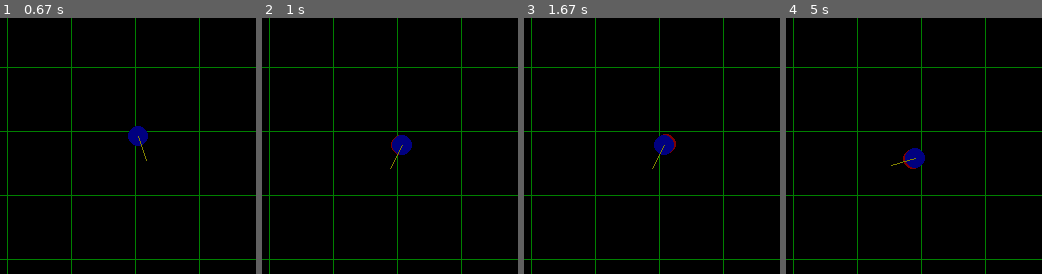
Above: before the commit, frames 1-4 (left to right).
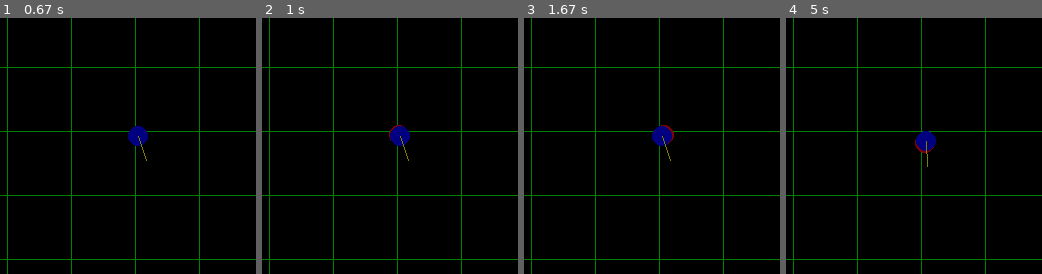
Above: after the commit, the same moments.

Repository: tjacek/planning
Game: pygame game, started from localization/control.py
The game is run twice, just before and just after one commit, with the same random seed, the same clock (stepped at 60 frames per second) and the same inputs.
Inputs:
- Up to frame 1 (0.67 s): tap Enter at 0.33 s
- Up to frame 2 (1 s): hold E from 0.67 s (still down); hold D from 0.67 s (still down)
- Up to frame 3 (1.67 s): release E at 1.13 s; release D at 1.13 s
- Up to frame 4 (5 s): hold W 1.83-2.63 s; tap Space at 2.67 s; hold S from 4.57 s (still down)
The pictures show only the part of the screen within x 24-74%, y 28-78%; the shares and areas given below are measured in that part.

Frame 1 is identical in both runs. In frame 2, 0.7% of the frame differs, in the area x 49-59%, y 41-59%; in frame 3, 0.7%; in frame 4, 1.1%, in the area x 41-59%, y 44-59%.

Commit message:
plot true state

Diff:
--- a/localization/control.py
+++ b/localization/control.py
@@ -20,9 +20,10 @@
         print(str(self.envir))
 
     def on_key(self,key):
-        if(not self.envir.empty_state()):
+        if(self.envir.empty_state()):
+            return None#self.envir.act(self.action.u)
+        if(self.action.update(key)):
             self.envir.act(self.action.u)
-        self.action.update(key)
         print(str(self.action))
         print(str(self.envir))
 
@@ -47,14 +48,10 @@
 
     def transform_point(self,point):
         point=[self.rescale(p_i,i)*p_i
-                for i,p_i in enumerate(point)]#,self.rescale(y,1)*y]
+                for i,p_i in enumerate(point)]
         point=np.array(point)
         point+=self.bounds
         return point
-#    def translate(self,state):
-#        state=[state_i+bound_i
-#            for state_i,bound_i in zip(state,self.bounds)]
-#        return np.array(state)
 
     def rescale(self,cord,i):
         if( cord<-self.bounds[i] or
@@ -82,13 +79,17 @@
     def update(self,key):
         if(key==119):
             self.u[0]+=1
+            return False
         elif(key==115):
             self.u[0]-=1
+            return False
         elif(key==101):
             self.u[1]+=(np.pi/12)
+            return False
         elif(key==100):
             self.u[1]-=(np.pi/12)
-        print(key)
+            return False
+        return True
 
     def __str__(self):
         return f'v:{self.u[0]:4f},omega:{self.u[1]:4f}'
--- a/localization/model.py
+++ b/localization/model.py
@@ -3,20 +3,11 @@
 
 class MotionEnvir(object):
     def __init__(self,F,noise=0.1,obs_noise=0.1,det_t=1):
-#        if(noise is None):
-#            noise=utils.Gauss()
-#        if(utils.is_number(noise)):
-#            noise=utils.Gauss(cov=noise)
-#        if(obs_noise is None):
-#            obs_noise=utils.Gauss()
-#        if(utils.is_number(obs_noise)):
-#            obs_noise=utils.Gauss(cov=obs_noise)
         self.state=None
-        self.F=F#np.identity(4)
-#        self.F[3][3]=0
-        self.det_t=det_t
+        self.F=F
         self.noise=noise
         self.obs_noise=obs_noise
+        self.det_t=det_t
 
     def empty_state(self):
         return (self.state is None)
@@ -32,7 +23,7 @@
         return self.state
 
     def observe(self):
-        obs_state= np.dot(self.get_H(),self.get_state())[:2]
+        obs_state= self.get_H() @ self.get_state()
         obs_state+= self.obs_noise()
         return obs_state
 
--- a/localization/plot.py
+++ b/localization/plot.py
@@ -1,25 +1,42 @@
 import numpy as np
 import matplotlib.pyplot as plt
+import matplotlib.animation as animation
 import model
 
 class MPLViewer(object):
-    def __init__(self,envir,v=5,omega=(np.pi/12),pause_time=0.001):
+    def __init__(self,envir,v=1,omega=(np.pi/12),pause_time=0.001):
         self.envir=envir
         self.u=np.array([v,omega])
         self.pause_time=pause_time
 
     def show(self,sim_time=20):
-        history=np.array([self.envir.get_state()[:2]])
+        true=[self.envir.get_state()[:2]]
+        obs=[self.envir.observe()]
         for t in range(sim_time):
-            state=self.envir.observe()
-            pos=state[:2].T
-            pos=np.expand_dims(pos,axis=0)
-            history = np.vstack([history,pos])
-            plt.plot(history[ :,0], history[ :,0], ".g")
+            true_state=self.envir.get_state()
+            obs_state=self.envir.observe()
+            pos=true_state[:2].T
+            true.append(pos)
+            obs.append(obs_state)
             self.envir.act(self.u)
+        fig=plt.figure()
+        fig, ax = plt.subplots()
+        def animate(i):
+            print(i)
+            true_i=true[i]
+            plt.plot(true_i[0],true_i[1], ".g")
+            obs_i=obs[i]
+            plt.plot(obs_i[0],obs_i[1], ".r")
+        anim=animation.FuncAnimation(fig,
+                                     animate,
+                                     interval=1000,
+                                     frames=sim_time)
+        print(dir(anim))
+        plt.show()
+#            plt.plot(history[ :,0], history[ :,0], ".g")
 #            plt.cla()
 #            plt.pause(self.pause_time)
-            plt.show()
+#            plt.show()
 
 def plot_ellipse(x, y, a, b, theta, color="-r", ax=None, **kwargs):
 
@@ -40,6 +57,7 @@
     return np.array(mat)
 
 if __name__ == '__main__':
-    viewer=MPLViewer(model.MotionEnvir())
-    viewer.show()
+    motion_model=model.simple_motion_model()
+    viewer=MPLViewer(motion_model)#model.MotionEnvir())
+    viewer.show(100)
 #    plot_ellipse(1,2,3,4,1.2)
